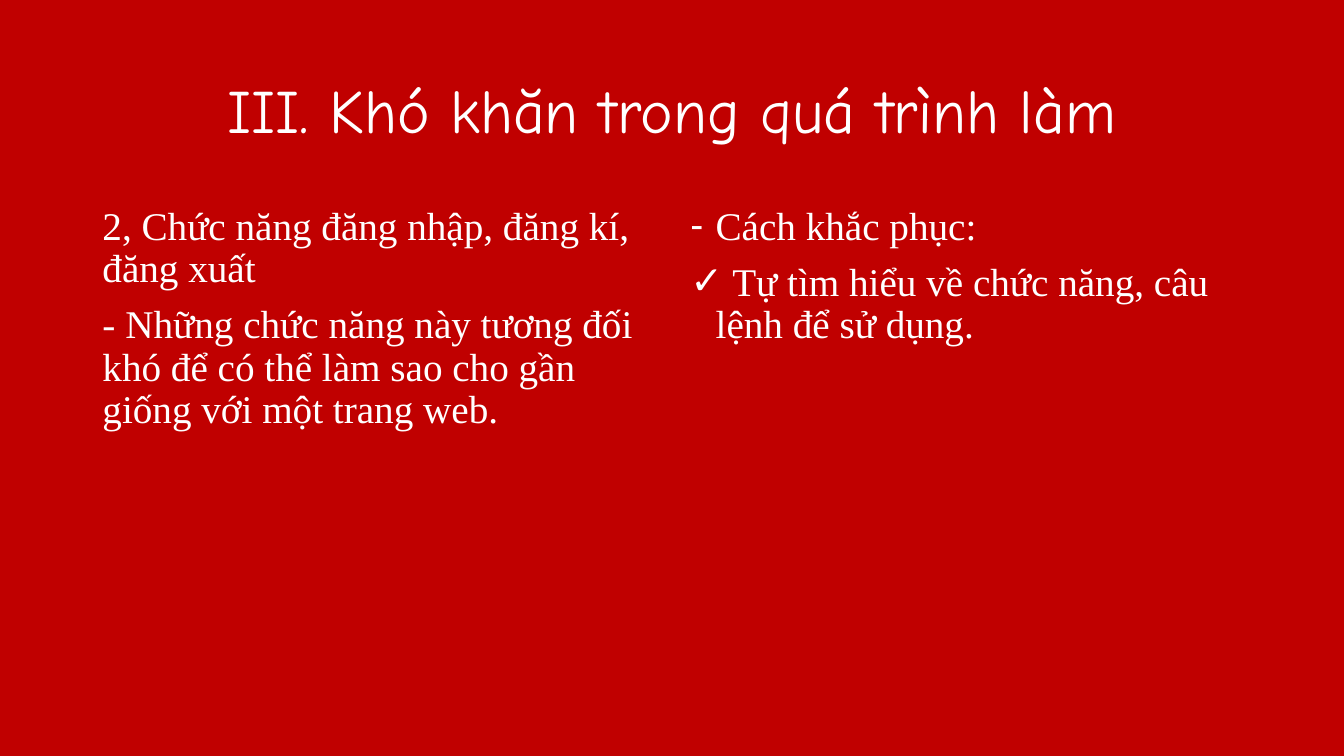
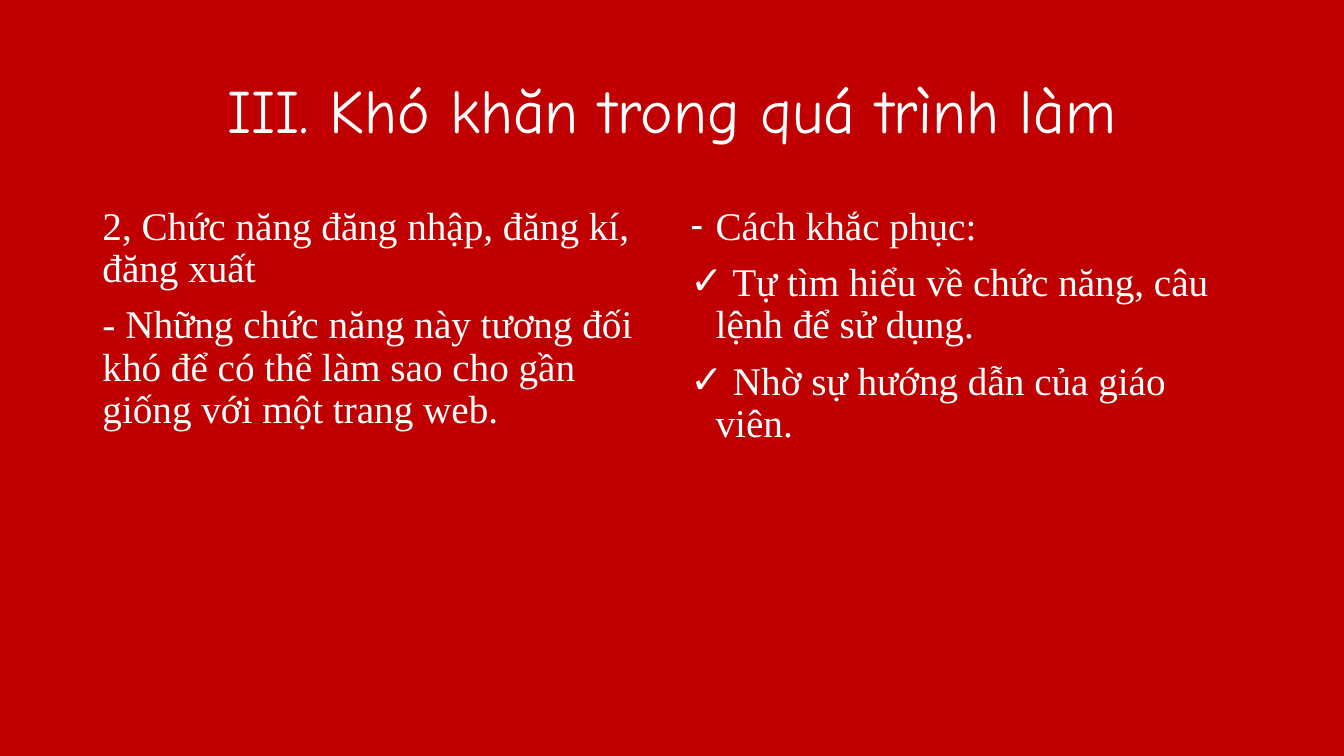
Before and after one commit to nhatvn2210/Final-Course-Project-NCT-JSA-30-HB, a slide deck: slide 7 of slides/Slide.pptx. Drawn at 1344x756 pixels with LibreOffice and Linux fonts; fonts in the diff are those of the drawing; background and template pictures are left out. Boxes give left, top, right and bottom in pixels: in the first picture for what was removed or moved away, otherwise in the second. Text is boxed around its words. In the diff, an @@ line names an element or a change of style, - is before the commit and + after.

```diff
--- a/slides/Slide.pptx
+++ b/slides/Slide.pptx
@@ text at [716,366,1165,438]: paragraph added @@
+✓ Nhờ sự hướng dẫn của giáo viên.
```
Also in this commit, not shown: 1 other slide changed, 2 other files.
